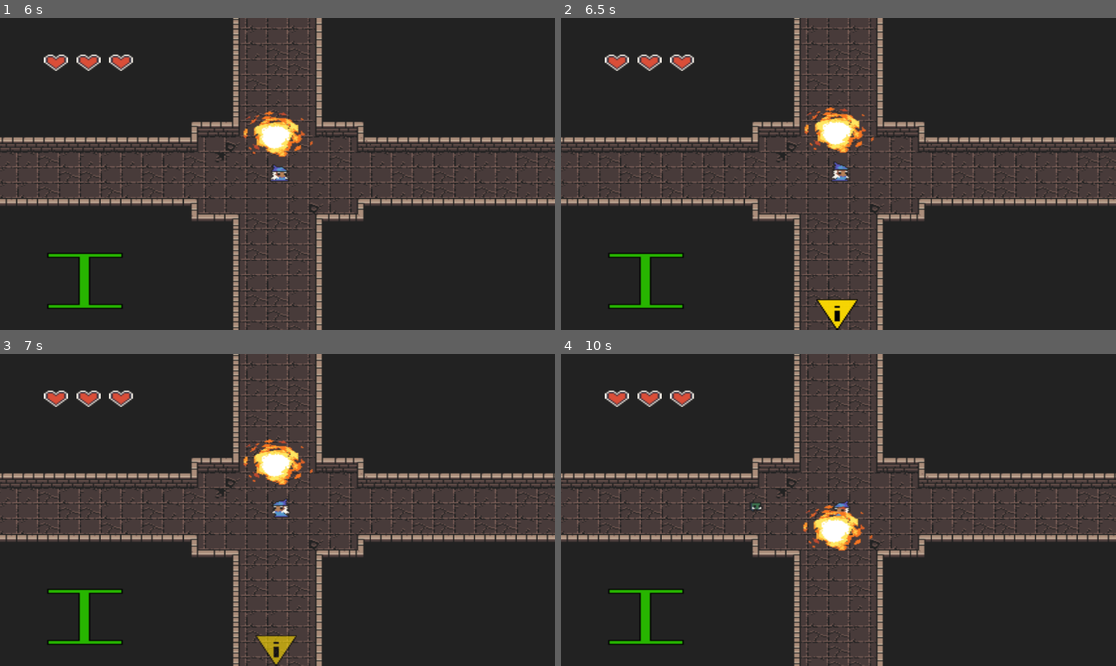
Above: before the commit, frames 1-4 (two rows, left to right).
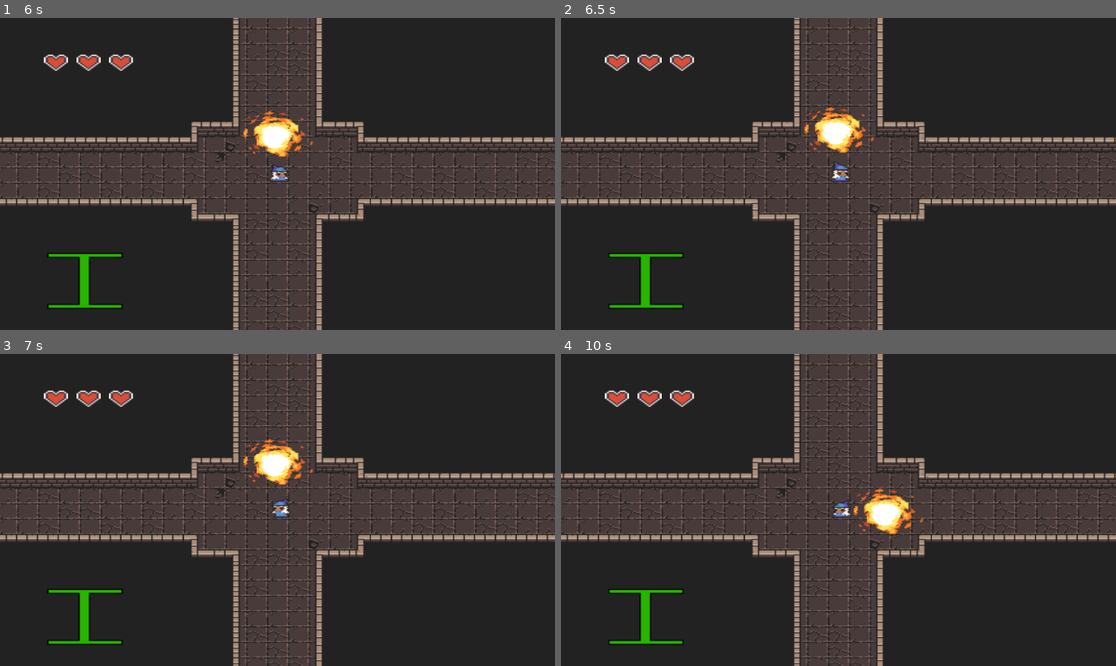
Above: after the commit, the same moments.

Repository: sentinelle28/wizard_minigame
Game: Godot game, scene res://menu/main.tscn
The game is run twice, just before and just after one commit, with the same random seed, the same clock (stepped at 60 frames per second) and the same inputs. The engine's default icon, where the game draws it, is replaced by a stand-in: a white triangle on a blue panel in a dark square.
Inputs (mouse positions are in pixels of both pictures, inside the frame that each line leads up to):
- Up to frame 1 (6 s): click (299, 127) at 0.5 s; tap Enter at 1.25, 2.75 s; move the mouse to (399, 158) at 1.27 s; tap Mouse wheel down (change_spell_down) at 1.35, 3.6, 5.85 s; tap Space at 2 s; move the mouse to (166, 189) at 2.02 s; tap Mouse wheel up (change_spell_up) at 2.1, 4.35 s; move the mouse to (333, 105) at 2.77 s; click (333, 105) at 2.85 s; move the mouse to (249, 236) at 3.52 s; move the mouse to (444, 220) at 4.27 s; move the mouse to (111, 127) at 5.02 s; click (111, 127) at 5.1 s; move the mouse to (305, 174) at 5.77 s
- Up to frame 2 (6.5 s): no input
- Up to frame 3 (7 s): move the mouse to (194, 432) at 6.52 s; tap Mouse wheel up (change_spell_up) at 6.6 s
- Up to frame 4 (10 s): move the mouse to (960, 494) at 7.27 s; click (960, 494) at 7.35 s; move the mouse to (727, 525) at 8.02 s; tap Mouse wheel down (change_spell_down) at 8.1 s; move the mouse to (894, 441) at 8.77 s; tap Mouse wheel up (change_spell_up) at 8.85 s; move the mouse to (810, 572) at 9.52 s; click (810, 572) at 9.6 s

Frame 1 is identical in both runs. In frame 2, 0.4% of the frame differs, in the area x 45-54%, y 89-100%; in frame 3, 0.4%; in frame 4, 1.9%, in the area x 33-66%, y 42-64%.

Commit message:
fix the multiplicator bug
it went down between wawe

Diff:
--- a/autolaud/point.gd
+++ b/autolaud/point.gd
@@ -15,6 +15,8 @@
 	current_mult += 0.1
 
 func _process(delta):
-	time_left_to_reset -= delta
-	if time_left_to_reset <= 0:
-		reset()
+
+	if Wave.is_playing:
+		time_left_to_reset -= delta
+		if time_left_to_reset <= 0:
+			reset()
--- a/body/player.tscn
+++ b/body/player.tscn
@@ -91,22 +91,6 @@
 "values": [Color(1, 1, 1, 1), Color(1, 0, 0, 1), Color(1, 1, 1, 1)]
 }
 
-[sub_resource type="Animation" id="Animation_tb7uc"]
-resource_name = "hurt"
-length = 0.4
-tracks/0/type = "value"
-tracks/0/imported = false
-tracks/0/enabled = true
-tracks/0/path = NodePath("AnimatedSprite2D:self_modulate")
-tracks/0/interp = 1
-tracks/0/loop_wrap = true
-tracks/0/keys = {
-"times": PackedFloat32Array(0, 0.1, 0.4),
-"transitions": PackedFloat32Array(1, 1, 1),
-"update": 0,
-"values": [Color(1, 1, 1, 1), Color(1, 0.0117647, 0.00392157, 1), Color(1, 1, 1, 1)]
-}
-
 [sub_resource type="Animation" id="Animation_x7yna"]
 resource_name = "death"
 length = 1.2
@@ -135,6 +119,22 @@
 "values": [Vector2(1, 1), Vector2(1, 0.1)]
 }
 
+[sub_resource type="Animation" id="Animation_tb7uc"]
+resource_name = "hurt"
+length = 0.4
+tracks/0/type = "value"
+tracks/0/imported = false
+tracks/0/enabled = true
+tracks/0/path = NodePath("AnimatedSprite2D:self_modulate")
+tracks/0/interp = 1
+tracks/0/loop_wrap = true
+tracks/0/keys = {
+"times": PackedFloat32Array(0, 0.1, 0.4),
+"transitions": PackedFloat32Array(1, 1, 1),
+"update": 0,
+"values": [Color(1, 1, 1, 1), Color(1, 0.0117647, 0.00392157, 1), Color(1, 1, 1, 1)]
+}
+
 [sub_resource type="AnimationLibrary" id="AnimationLibrary_ktaap"]
 _data = {
 "RESET": SubResource("Animation_v8rrb"),
--- a/body/spawner_controller.gd
+++ b/body/spawner_controller.gd
@@ -41,9 +41,12 @@
 		start_wave(i)
 		if Wave.is_continuing == false:
 			break
+		Wave.is_playing = false
+
 		await get_tree().create_timer(randf_range(10.0,12.0)).timeout
 		$"../wave_animator".play("changing_wave")
 		await get_tree().create_timer(1.6).timeout
+		Wave.is_playing = true
 
 func clear_enemy():
 	for child in child_list:
